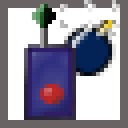
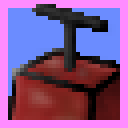
Two versions of the same layered image (w=128, h=128). Layer-by-layer changes:
removed layer "Waves" over [60, 0, 120, 36]
removed layer "Antenna" over [32, 4, 56, 48]
removed layer "Knob" over [40, 84, 64, 104]
removed layer "RCtrl-Border" over [24, 44, 76, 120]
removed layer "RCtrl-Inside_Shadow" over [28, 48, 72, 120]
removed layer "RCtrl-Inside" over [28, 48, 72, 120]
removed layer "Bomb" over [60, 20, 116, 76]
added layer "Lever" above "Background-Border-1" over [32, 4, 116, 72]
added layer "Background-Border-1" above "Background-Border-2" over [0, 0, 128, 128]
renamed "Background-Border" to "Background-Border-2", painted on it over [0, 0, 128, 128]
added layer "Border-Shadow" above "Border" over [8, 48, 116, 128]
added layer "Border" above "Shadows" over [8, 48, 128, 128]
added layer "Shadows" above "Box" over [8, 48, 128, 128]
added layer "Box" above "Self-drawn" over [8, 48, 128, 128]
painted on "Background" over [0, 0, 128, 128]
